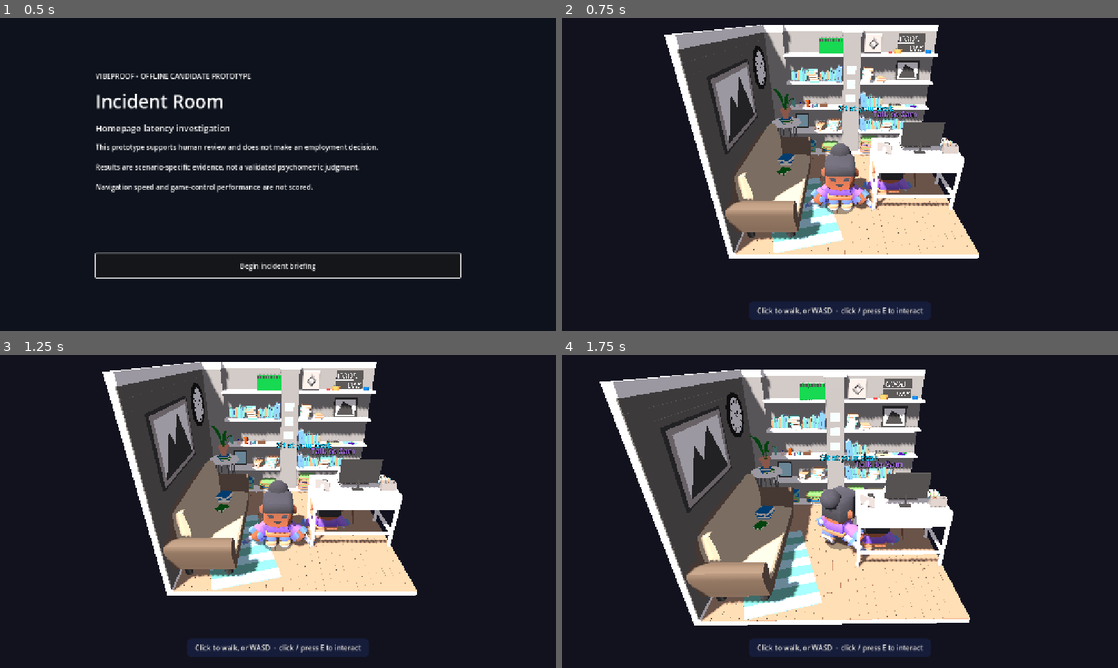
Above: before the commit, frames 1-4 (two rows, left to right).
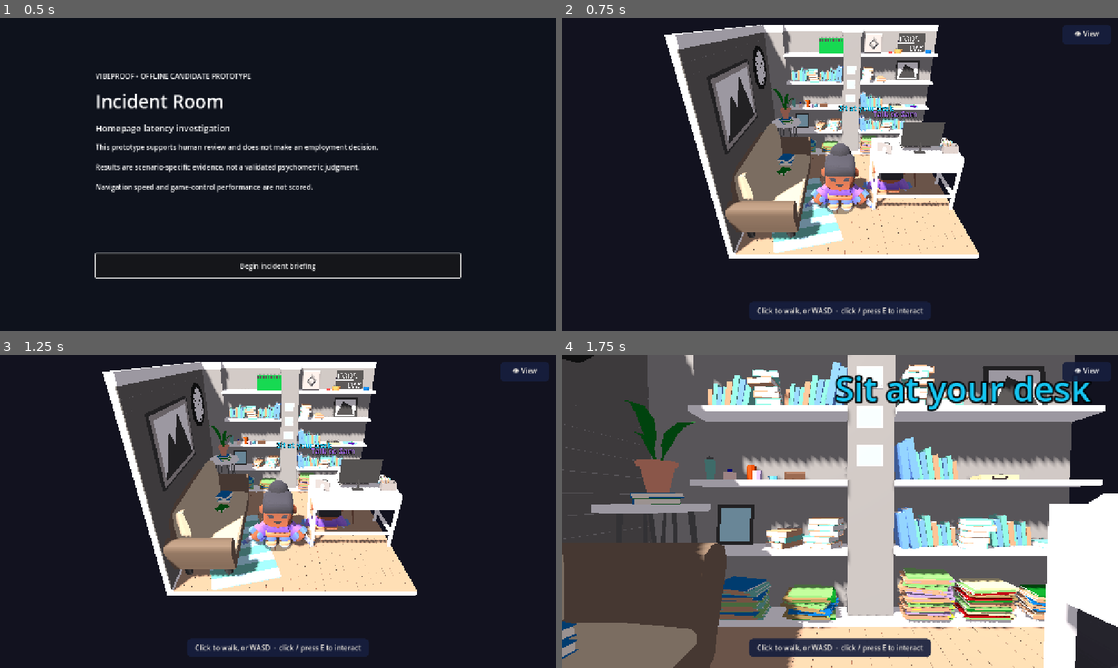
Above: after the commit, the same moments.

Repository: mengfoong-dev/codex-candidate-assesment-system
Game: Godot game, scene res://scenes/main/main.tscn
The game is run twice, just before and just after one commit, with the same random seed, the same clock (stepped at 60 frames per second) and the same inputs.
Inputs (mouse positions are in pixels of both pictures, inside the frame that each line leads up to):
- Up to frame 1 (0.5 s): no input
- Up to frame 2 (0.75 s): click "Begin incident briefing" at 0.5 s
- Up to frame 3 (1.25 s): no input
- Up to frame 4 (1.75 s): click (1084, 370) at 1.25 s, where only the run after the commit has a clickable "👁 View"

Frame 1 is identical in both runs. In frame 2, 0.5% of the frame differs, in the area x 90-99%, y 2-9%; in frame 3, 0.5%; in frame 4, 88%, in the area x 0-100%, y 0-100%.

Commit message:
feat: first-person / third-person camera toggle
FollowCamera gains a FIRST mode (camera at the character's eyes, drag looks
around via yaw/pitch, body hidden) alongside THIRD (follow + orbit). Toggle with
the V key or an on-screen 'View' button (mobile-friendly). Movement stays
relative to the look direction in both modes.

Diff:
--- a/apps/incident-room/scripts/presentation/follow_camera.gd
+++ b/apps/incident-room/scripts/presentation/follow_camera.gd
@@ -1,37 +1,63 @@
 class_name FollowCamera
 extends Camera3D
 
-## Third-person follow camera. Tracks the player at an offset that can be orbited
-## (yaw) and raised/lowered (height) by dragging — see PlayerController input.
+## Two camera modes, toggled by the player:
+##   THIRD  — follows the player from behind/above; drag orbits (yaw) and tilts (height).
+##   FIRST  — first-person from the character's eyes; drag looks around (yaw/pitch); body hidden.
+## Movement stays relative to where the camera looks in both modes.
+
+enum Mode { THIRD, FIRST }
 
 @export var target_path: NodePath
-@export var offset := Vector3(0.0, 3.2, 3.8)
+@export var offset := Vector3(0.0, 4.5, 6.0)
 @export var look_height := 1.0
 @export var follow_speed := 6.0
+@export var eye_height := 1.55
 
 var _target: Node3D
+var _visual: Node3D
 var _yaw := 0.0
 var _height_adj := 0.0
+var _pitch := 0.0
+var _mode := Mode.THIRD
 
 func _ready() -> void:
     _target = get_node_or_null(target_path) as Node3D
     if _target != null:
-        global_position = _target.global_position + _current_offset()
+        _visual = _target.get_node_or_null("Visual") as Node3D
+        global_position = _target.global_position + _third_offset()
         look_at(_target.global_position + Vector3.UP * look_height, Vector3.UP)
 
-## Called by the player controller on a drag: rotate around the player and tilt.
-func add_orbit(delta_yaw: float, delta_height: float) -> void:
+func toggle_mode() -> void:
+    _mode = Mode.FIRST if _mode == Mode.THIRD else Mode.THIRD
+    if _visual != null:
+        _visual.visible = _mode == Mode.THIRD  # hide the body in first-person
+    if _mode == Mode.FIRST:
+        _pitch = -0.05
+
+func is_first_person() -> bool:
+    return _mode == Mode.FIRST
+
+## Drag input: yaw always; vertical tilts pitch (first-person) or height (third-person).
+func add_orbit(delta_yaw: float, delta_vertical: float) -> void:
     _yaw = wrapf(_yaw + delta_yaw, -PI, PI)
-    _height_adj = clampf(_height_adj + delta_height, -1.2, 3.5)
+    if _mode == Mode.FIRST:
+        _pitch = clampf(_pitch - delta_vertical * 2.5, -1.1, 0.9)
+    else:
+        _height_adj = clampf(_height_adj + delta_vertical, -1.2, 3.5)
 
-func _current_offset() -> Vector3:
+func _third_offset() -> Vector3:
     var off := Basis(Vector3.UP, _yaw) * offset
-    off.y = clampf(offset.y + _height_adj, 1.8, 7.0)
+    off.y = clampf(offset.y + _height_adj, 1.8, 7.5)
     return off
 
 func _physics_process(delta: float) -> void:
     if _target == null:
         return
-    var desired := _target.global_position + _current_offset()
-    global_position = global_position.lerp(desired, clampf(follow_speed * delta, 0.0, 1.0))
-    look_at(_target.global_position + Vector3.UP * look_height, Vector3.UP)
+    if _mode == Mode.FIRST:
+        var head := _target.global_position + Vector3(0.0, eye_height, 0.0)
+        global_transform = Transform3D(Basis(Vector3.UP, _yaw) * Basis(Vector3.RIGHT, _pitch), head)
+    else:
+        var desired := _target.global_position + _third_offset()
+        global_position = global_position.lerp(desired, clampf(follow_speed * delta, 0.0, 1.0))
+        look_at(_target.global_position + Vector3.UP * look_height, Vector3.UP)
--- a/apps/incident-room/scripts/presentation/main.gd
+++ b/apps/incident-room/scripts/presentation/main.gd
@@ -186,6 +186,12 @@
         player.hypothesis_requested.connect(open_hypothesis_panel)
     office.evidence_view_requested.connect(view_artifact)
     office.modal_changed.connect(func(_open: bool) -> void: _update_player_input())
+    office.view_toggle_requested.connect(_toggle_view)
+
+func _toggle_view() -> void:
+    var cam := room.get_node_or_null("Camera3D")
+    if cam != null and cam.has_method("toggle_mode"):
+        cam.toggle_mode()
 
 func _configure_static_ui() -> void:
     if _scenario.is_empty():
--- a/apps/incident-room/scripts/presentation/office_layer.gd
+++ b/apps/incident-room/scripts/presentation/office_layer.gd
@@ -8,6 +8,7 @@
 
 signal evidence_view_requested(artifact_id: String)
 signal modal_changed(open: bool)
+signal view_toggle_requested
 
 ## Where the senior's live voice comes from. Overridable per build/deploy.
 @export var senior_proxy_url := "http://localhost:8080/api/senior/chat"
@@ -38,11 +39,32 @@
     # re-captures them while a panel is open.
     mouse_filter = Control.MOUSE_FILTER_IGNORE
     _build_hint()
+    _build_view_toggle()
     _build_modal()
     _http = HTTPRequest.new()
     add_child(_http)
     _http.request_completed.connect(_on_senior_response)
     _close()
+
+func _build_view_toggle() -> void:
+    var button := Button.new()
+    button.text = "👁 View"
+    button.focus_mode = Control.FOCUS_ALL
+    button.set_anchors_and_offsets_preset(Control.PRESET_TOP_RIGHT)
+    button.offset_left = -128
+    button.offset_top = 16
+    button.offset_right = -16
+    button.offset_bottom = 52
+    var style := StyleBoxFlat.new()
+    style.bg_color = Color(0.09, 0.12, 0.24, 0.92)
+    style.set_corner_radius_all(9)
+    style.set_content_margin_all(8)
+    button.add_theme_stylebox_override("normal", style)
+    button.add_theme_stylebox_override("hover", style)
+    button.add_theme_stylebox_override("pressed", style)
+    button.add_theme_color_override("font_color", CREAM)
+    button.pressed.connect(func() -> void: view_toggle_requested.emit())
+    add_child(button)
 
 func configure(scenario: Dictionary) -> void:
     _scenario = scenario
--- a/apps/incident-room/scripts/presentation/player_controller.gd
+++ b/apps/incident-room/scripts/presentation/player_controller.gd
@@ -23,6 +23,11 @@
 
 func _unhandled_input(event: InputEvent) -> void:
     if not input_enabled:
+        return
+    if event is InputEventKey and event.pressed and not event.echo and event.keycode == KEY_V:
+        var camera := get_node_or_null(camera_path)
+        if camera != null and camera.has_method("toggle_mode"):
+            camera.toggle_mode()
         return
     if event is InputEventMouseButton and event.button_index == MOUSE_BUTTON_LEFT:
         if event.pressed:
